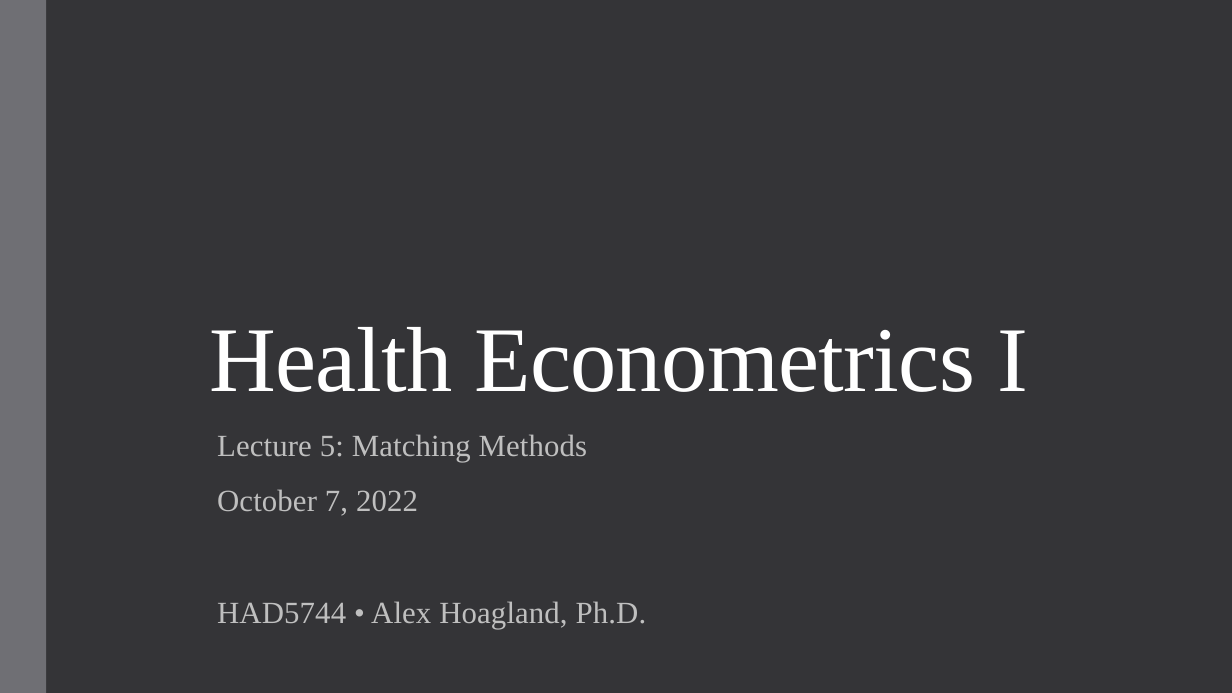
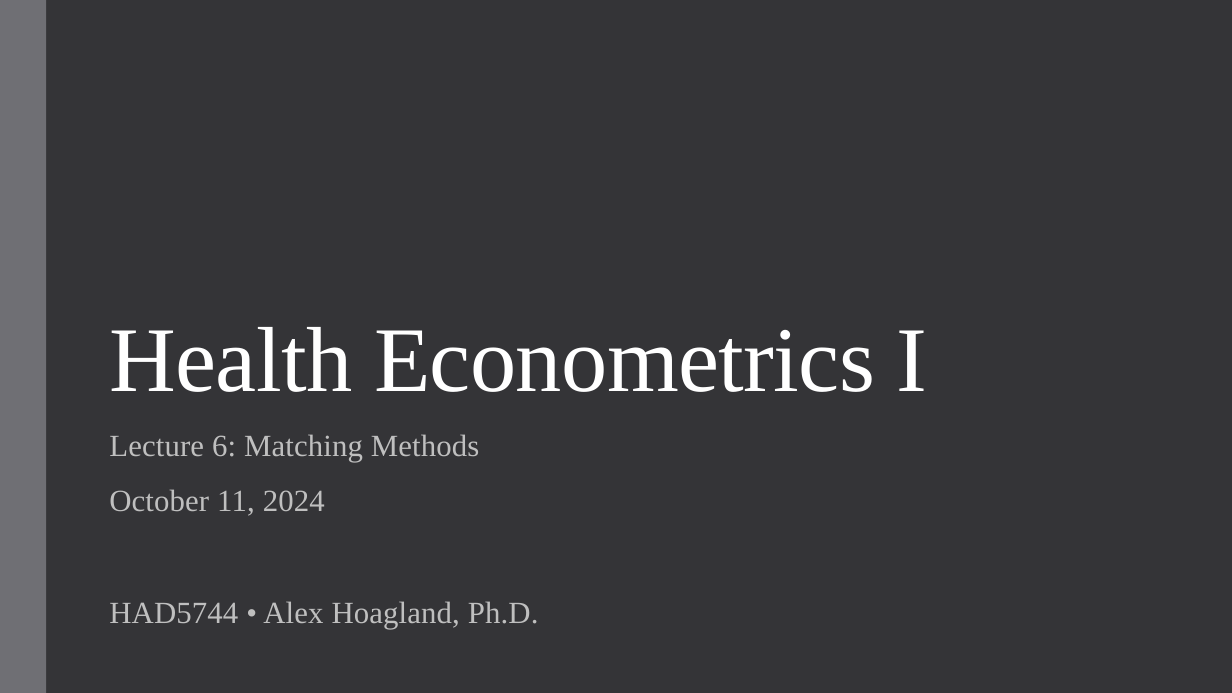
Before and after one commit to qiufei/fork-HAD5744, a slide deck: slide 1 of Lecture06_Matching/Lecture06_Matching_2022F.pptx. Drawn at 1232x693 pixels with LibreOffice and Linux fonts; fonts in the diff are those of the drawing. Boxes give left, top, right and bottom in pixels: in the first picture for what was removed or moved away, otherwise in the second. Text is boxed around its words. In the diff, an @@ line names an element or a change of style, - is before the commit and + after.

```diff
--- a/Lecture06_Matching/Lecture06_Matching_2022F.pptx
+++ b/Lecture06_Matching/Lecture06_Matching_2022F.pptx
@@ title "Health Econometrics I" moved from (x1=209, y1=327, x2=1028, y2=392) to (x1=109, y1=327, x2=928, y2=392) @@
@@ subtitle "Lecture 6: Matching Methods" moved from (x1=217, y1=434, x2=647, y2=629) to (x1=109, y1=434, x2=539, y2=629) @@
@@ subtitle at (x1=109, y1=434, x2=480, y2=516): text changed @@
-Lecture 5: Matching Methods
-October 7, 2022
+Lecture 6: Matching Methods
+October 11, 2024
```
Also in this commit, not shown: 14 other slides changed, 14 slides added, 2 slides removed, 16 other files.
